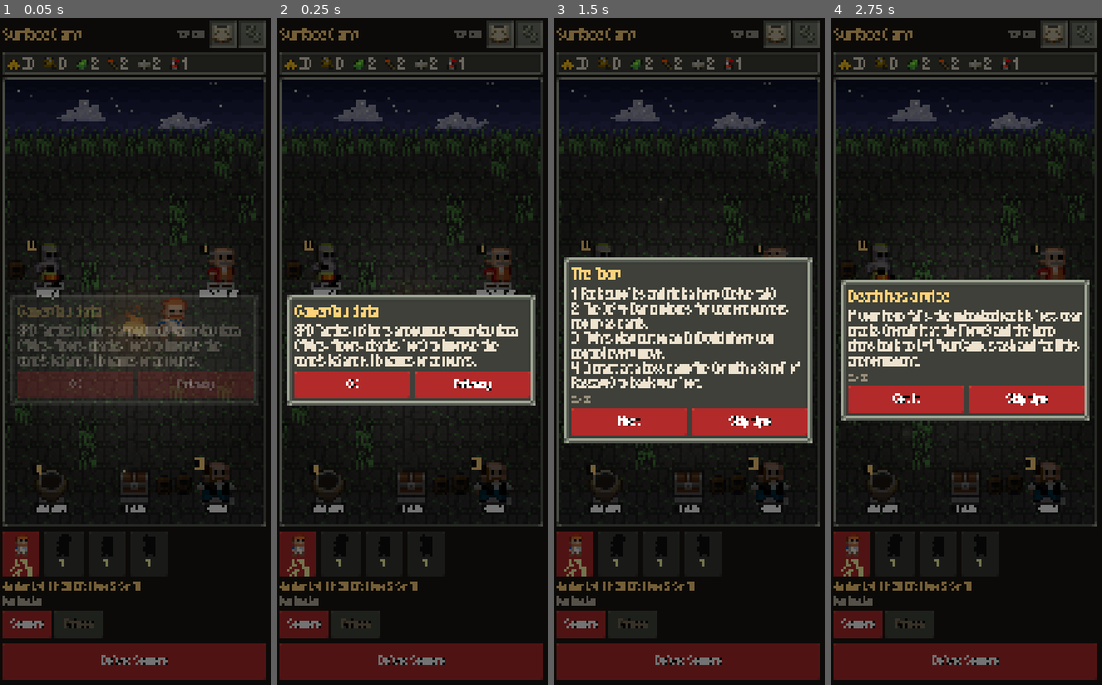
Above: before the commit, frames 1-4 (left to right).
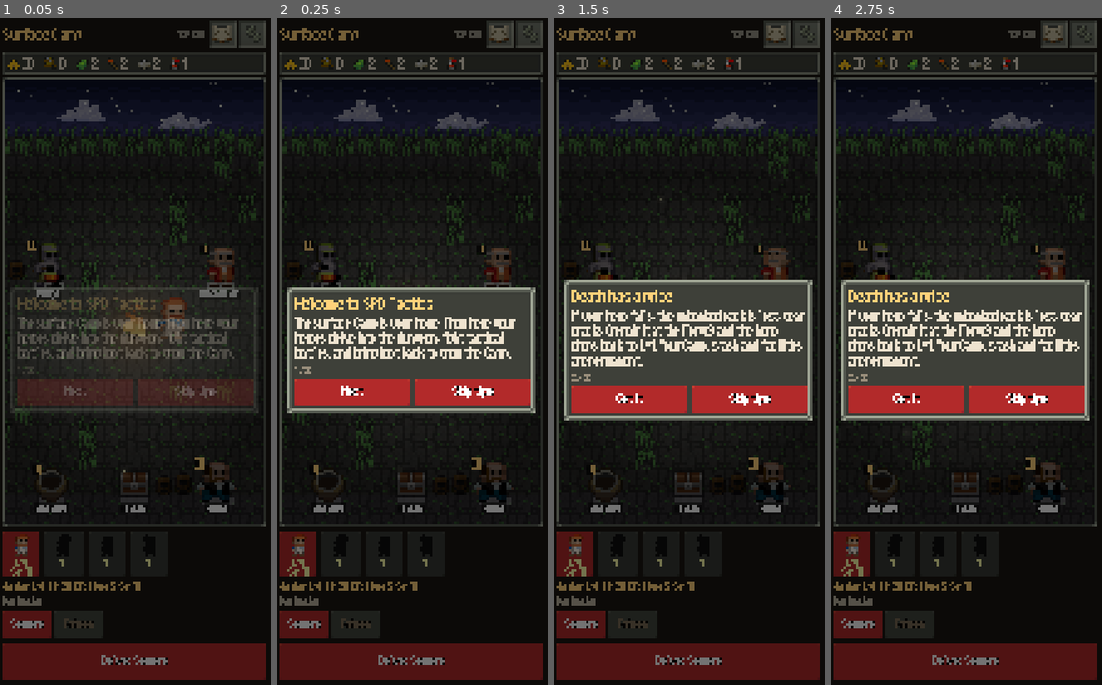
Above: after the commit, the same moments.

Repository: DaltonGoesFast/Idle-Pixel-Dungeon
Game: Godot game, scene res://scenes/main.tscn
The game is run twice, just before and just after one commit, with the same random seed, the same clock (stepped at 60 frames per second) and the same inputs.
Inputs (mouse positions are in pixels of both pictures, inside the frame that each line leads up to):
- Up to frame 1 (0.05 s): no input
- Up to frame 2 (0.25 s): no input
- Up to frame 3 (1.5 s): click (629, 384) at 0.5 s, where only the run before the commit has a clickable "OK"; click "Next" at 1.25 s
- Up to frame 4 (2.75 s): click (906, 424) at 2 s, where only the run before the commit has a clickable "Next"

The runs differ from the first frame. In frame 1, 6.1% of the frame differs, in the area x 3-96%, y 40-60%; in frame 2, 8.5%; in frame 3, 16%, in the area x 3-96%, y 35-64%; in frame 4, nothing differs.

Commit message:
Keep telemetry off for source runs and automated browsers that set navigator.webdriver (DECISIONS #198)
Only a player's exported game sends. The editor binary (dev sessions and playtest probes under a virtual display) and automated browsers that set navigator.webdriver are suppressed. User-agent strings are not used, so real players still send from the web build. SPD_TELEMETRY_FROM_SOURCE=1 allows a deliberate editor check.

Diff:
--- a/scripts/autoload/telemetry.gd
+++ b/scripts/autoload/telemetry.gd
@@ -5,7 +5,8 @@
 ## - Config: data/telemetry.json {api_key, host}. Empty api_key = no-op (debug builds print events instead).
 ## - Never blocks or breaks play: one HTTPRequest at a time, errors only back off, events queue to a capped
 ##   file (user://telemetry_queue.json, IndexedDB on the web build) and go out on a later flush.
-## - Off in tests, the sims and any headless run (`suppressed`), so balance runs never send anything.
+## - Off in tests, the sims, any headless run, any run from source (the editor binary: dev sessions, the playtest
+##   harness under xvfb) and automated or headless browsers on the web build (`suppressed`, DECISIONS #198).
 extends Node
 
 const CONFIG_PATH := "res://data/telemetry.json"
@@ -32,7 +33,8 @@
 var distinct_id := ""
 var session_id := ""
 var notice_seen := false
-var suppressed := false          # tests / sims / headless: nothing is queued, nothing is sent
+var suppressed := false          # tests / sims / headless / source / bot browsers: nothing is queued, nothing is sent
+var suppressed_by := ""          # suppress_reason() at launch ("" = a player's game)
 var queue: Array = []
 var dropped := 0                 # events refused by the rate limit or the queue cap this session
 var sent_ok := 0
@@ -60,7 +62,8 @@
 
 func _ready() -> void:
 	process_mode = Node.PROCESS_MODE_ALWAYS
-	suppressed = is_test_run()
+	suppressed_by = suppress_reason()
+	suppressed = suppressed_by != ""
 	load_config()
 	_load_identity()
 	_load_queue()
@@ -72,17 +75,45 @@
 	_new_session()
 	track("app_open", {"returning": notice_seen, "queued": queue.size()})
 
-## Tests, sims and headless runs (CI, balance sims, playtest harness) never collect anything.
+## Tests, sims, headless runs, runs from source and automated browsers never collect anything.
 static func is_test_run() -> bool:
-	if DisplayServer.get_name() == "headless": return true
-	if OS.has_environment("SPD_NO_TELEMETRY"): return true
+	return suppress_reason() != ""
+
+## Why this run must not collect ("" = a player's exported game). DECISIONS #197/#198: only exported builds (APK, EXE,
+## the GitHub Pages build) in a real browser or on a real device send. Runs from source use the editor binary (the
+## developer's own sessions, the playtest harness and its probes under xvfb, which aren't headless and don't live
+## in res://tests/), and an automated browser (navigator.webdriver) is a check of the web build, not a player.
+## SPD_TELEMETRY_FROM_SOURCE=1 lets a deliberate check from the editor send (never headless or tests).
+static func suppress_reason() -> String:
+	var tests := false
 	for a in OS.get_cmdline_args():
-		if String(a).ends_with(".tscn") and String(a).contains("tests/"): return true
+		if String(a).ends_with(".tscn") and String(a).contains("tests/"): tests = true
 	var ml := Engine.get_main_loop()
 	if ml is SceneTree:
 		var cs: Node = (ml as SceneTree).current_scene
-		if cs != null and cs.scene_file_path.begins_with("res://tests/"): return true
-	return false
+		if cs != null and cs.scene_file_path.begins_with("res://tests/"): tests = true
+	var bot := false
+	if OS.has_feature("web"):
+		# Only navigator.webdriver (Playwright/Puppeteer/Selenium). Do not key on user-agent strings —
+		# real browsers set those, and HeadlessChrome alone must not suppress a player's export.
+		var wd = JavaScriptBridge.eval("navigator.webdriver === true", true)
+		bot = automated_browser(typeof(wd) == TYPE_BOOL and wd)
+	return classify(OS.has_environment("SPD_NO_TELEMETRY"), DisplayServer.get_name() == "headless", tests,
+		OS.has_feature("editor"), OS.has_environment("SPD_TELEMETRY_FROM_SOURCE"), bot)
+
+## The decision itself, from plain facts about the run (so tests can cover every case).
+static func classify(env_off: bool, headless: bool, tests: bool, from_source: bool, source_allowed: bool, automated: bool) -> String:
+	if env_off: return "env"
+	if headless: return "headless"
+	if tests: return "tests"
+	if from_source and not source_allowed: return "source"
+	if automated: return "automated_browser"
+	return ""
+
+## A browser driven by a test tool (Playwright, Puppeteer, Selenium set navigator.webdriver).
+## User-agent strings are ignored: real players' browsers set them, and must still send.
+static func automated_browser(webdriver: bool) -> bool:
+	return webdriver
 
 func load_config(path := CONFIG_PATH) -> void:
 	api_key = ""; host = DEFAULT_HOST; privacy_url = DEFAULT_PRIVACY_URL
@@ -245,7 +276,7 @@
 		var cs := get_tree().current_scene if is_inside_tree() else null
 		if cs != null:
 			_scene_checked = true
-			if cs.scene_file_path.begins_with("res://tests/"): suppressed = true; queue = []; return
+			if cs.scene_file_path.begins_with("res://tests/"): suppressed = true; suppressed_by = "tests"; queue = []; return
 	var e := build_event(event, props)
 	if api_key == "":
 		if OS.is_debug_build(): print("[telemetry] ", JSON.stringify(e.properties.merged({"event": event})))
--- a/tests/run_tests.gd
+++ b/tests/run_tests.gd
@@ -4273,6 +4273,18 @@
 	check(typeof(cfg) == TYPE_DICTIONARY and String(cfg.get("host", "")) == "https://us.i.posthog.com", "telemetry: host is the PostHog US host")
 	check(typeof(cfg) == TYPE_DICTIONARY and (String(cfg.get("api_key", "")) == "" or String(cfg.api_key).begins_with("phc_")), "telemetry: key is empty or a public phc_ project key")
 	var T: GDScript = load("res://scripts/autoload/telemetry.gd")
+	# DECISIONS #198: only a player's exported game sends. Runs from source (the editor binary: dev sessions, the
+	# playtest harness under xvfb outside res://tests/) and automated or headless browsers never do.
+	check(Telemetry.suppressed_by in ["headless", "tests", "env"], "telemetry: this suite records why it is off (%s)" % Telemetry.suppressed_by)
+	check(T.classify(false, false, false, false, false, false) == "", "telemetry: an exported game on a device or in a real browser sends")
+	check(T.classify(false, false, false, true, false, false) == "source", "telemetry: a run from source with a display (xvfb probe, editor play) sends nothing")
+	check(not OS.has_feature("editor") or T.classify(false, false, false, OS.has_feature("editor"), false, false) == "source", "telemetry: the editor binary running this suite counts as a run from source")
+	check(T.classify(false, false, false, true, true, false) == "", "telemetry: SPD_TELEMETRY_FROM_SOURCE lets a deliberate editor check send")
+	check(T.classify(false, true, false, true, true, false) == "headless" and T.classify(false, false, true, true, true, false) == "tests", "telemetry: SPD_TELEMETRY_FROM_SOURCE never turns on headless runs or tests")
+	check(T.classify(true, false, false, false, false, false) == "env", "telemetry: SPD_NO_TELEMETRY turns it off even in an exported game")
+	check(T.classify(false, false, false, false, false, true) == "automated_browser", "telemetry: an automated browser on the web build sends nothing")
+	check(not T.automated_browser(false), "telemetry: a real browser (no navigator.webdriver) is a player")
+	check(T.automated_browser(true), "telemetry: navigator.webdriver (Playwright, Puppeteer, Selenium) is a bot")
 	# UUIDs
 	var u: String = T.new_uuid()
 	var re := RegEx.new(); re.compile("^[0-9a-f]{8}-[0-9a-f]{4}-4[0-9a-f]{3}-[89ab][0-9a-f]{3}-[0-9a-f]{12}$")
Not shown, changed: docs/ARCHITECTURE.md
Not shown, changed: docs/CHANGELOG.md
Not shown, changed: docs/DECISIONS.md
Not shown, changed: docs/PRIVACY.md
Not shown, changed: docs/TESTING.md
